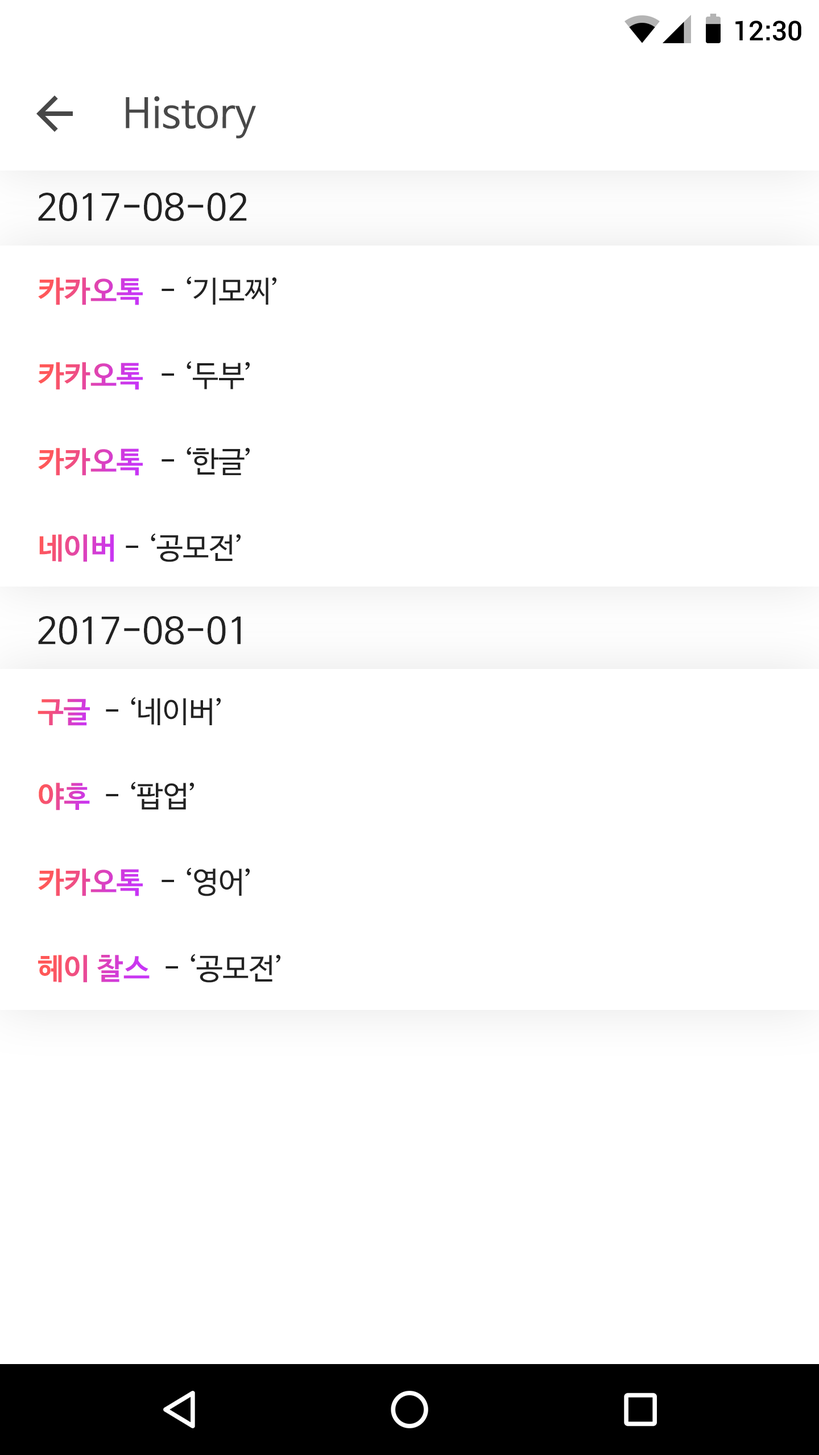
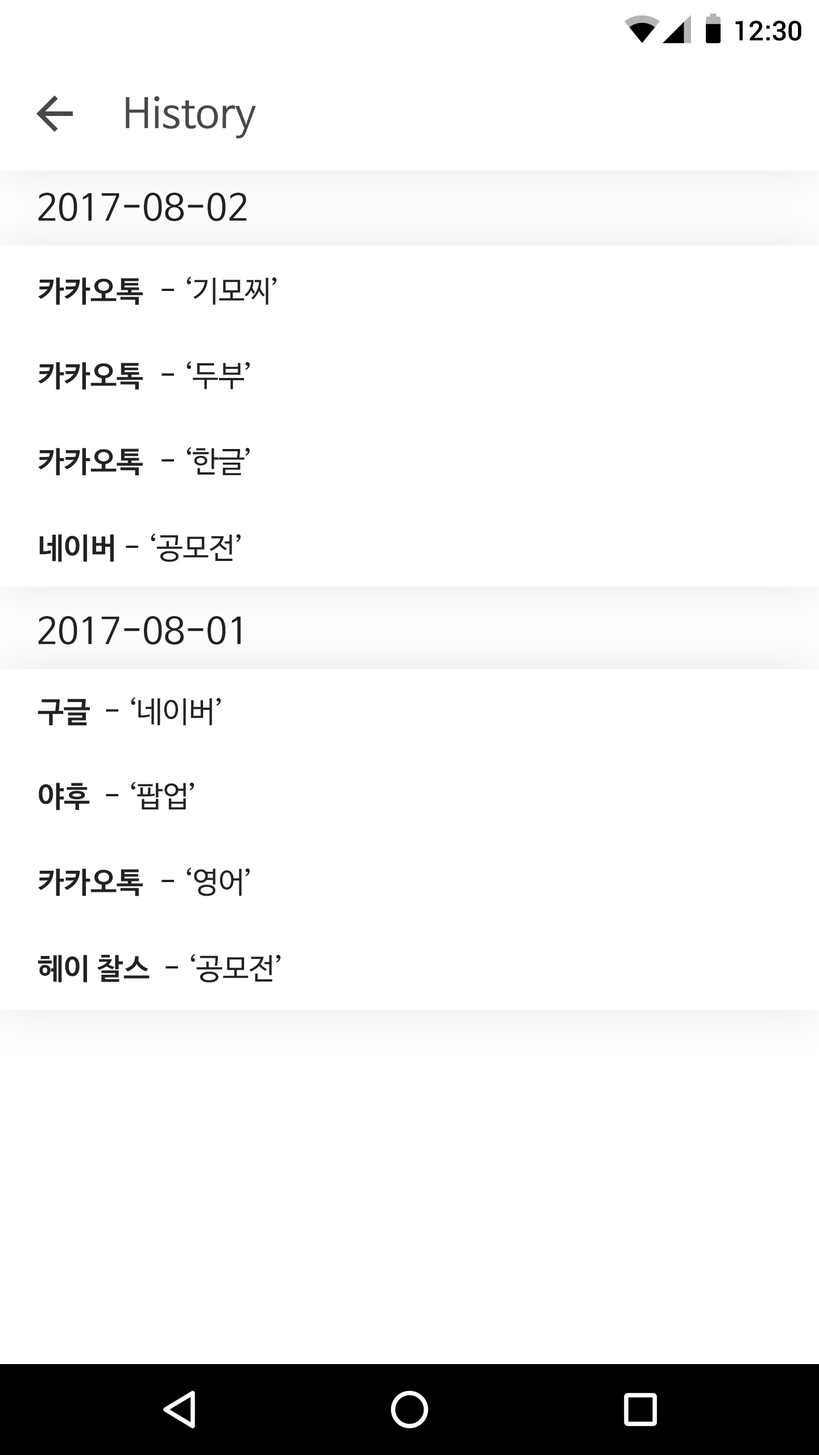
Comparing the layer stacks of the two w=819, h=1455 images. Changes:
pixels changed over left=37, top=277, right=150, bottom=983 (layer not identified)
